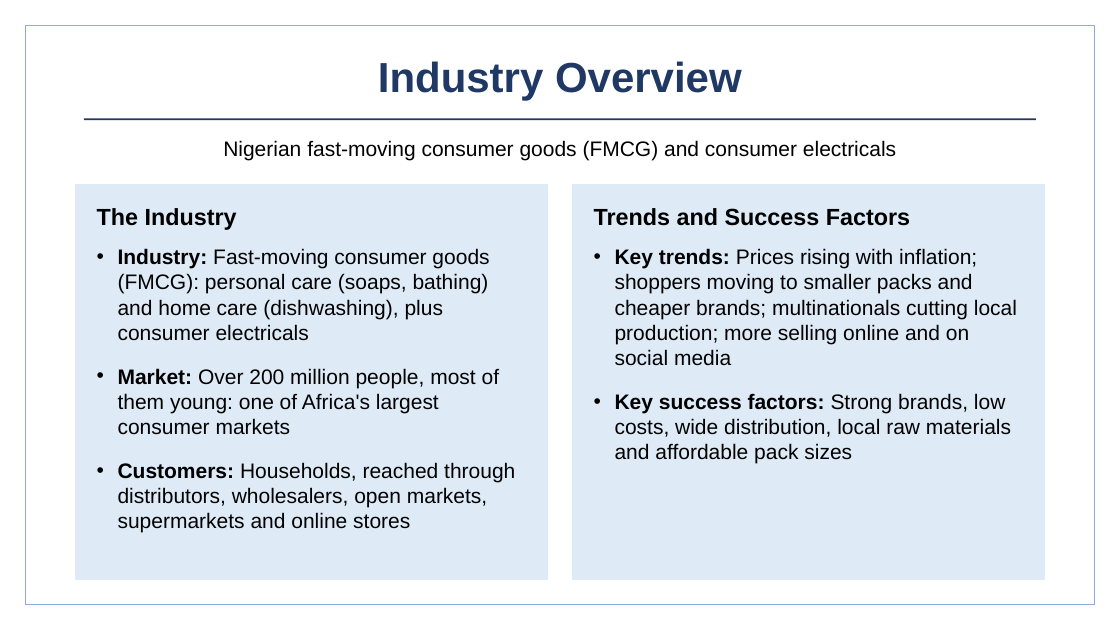
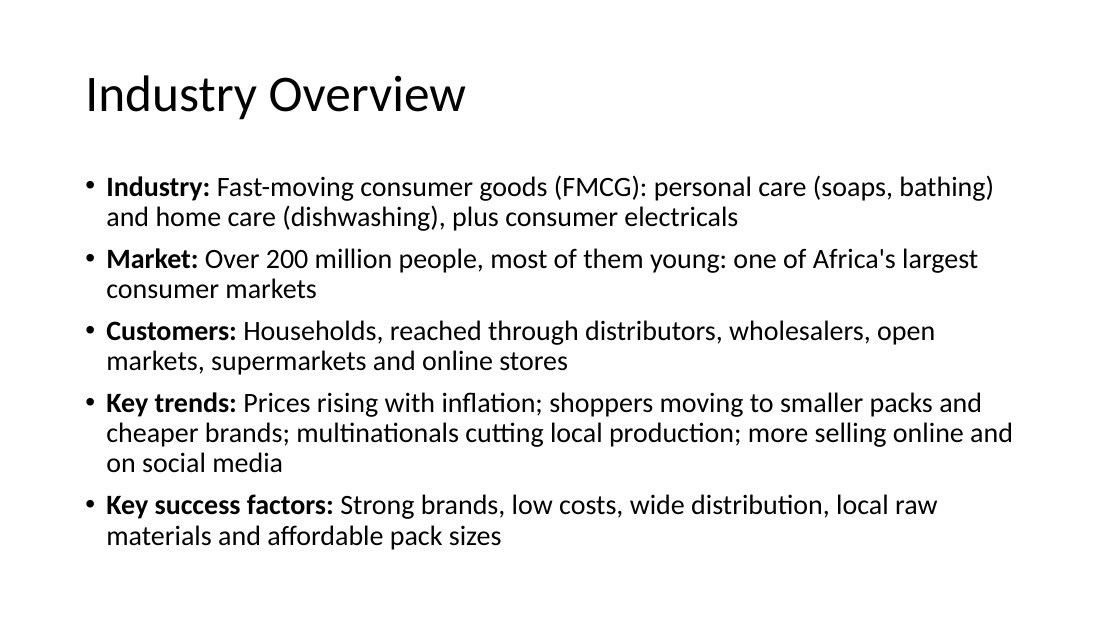
Before and after one commit to BadboyVee/BlackHoleeee, a slide deck: slide 9 of pz-analysis/PZ_Nigeria_Analysis.pptx (slide 8 before the commit). Drawn at 1120x630 pixels with LibreOffice and Linux fonts; fonts in the diff are those of the drawing. Boxes give left, top, right and bottom in pixels: in the first picture for what was removed or moved away, otherwise in the second. Text is boxed around its words. In the diff, an @@ line names an element or a change of style, - is before the commit and + after.

```diff
--- a/pz-analysis/PZ_Nigeria_Analysis.pptx
+++ b/pz-analysis/PZ_Nigeria_Analysis.pptx
@@ rectangle removed at (25,25,1095,605) @@
@@ title "Industry Overview": place and size @@
-title "Industry Overview" at (378,61,742,100)
+title "Industry Overview" at (85,75,466,120)
@@ title "Industry Overview" at (85,75,466,120): size 36 to 44 pt, font Arial to Calibri, text colour #1F3864 to #000000, bold off; alignment centre to left; line spacing 1 to 0.9 @@
@@ line removed from (84, 119) to (1036, 119) @@
@@ text removed at (223,140,896,160) @@
-Nigerian fast-moving consumer goods (FMCG) and consumer electricals
@@ text "Industry: Fast-moving consumer goods (FMCG): ...": place and size @@
-text "Industry: Fast-moving consumer goods (FMCG): ..." at (118,248,515,533)
+text "Industry: Fast-moving consumer goods (FMCG): ..." at (106,175,1013,550)
@@ text at (106,175,994,375): size 18 to 24 pt, font Arial to Calibri in "Industry: Fast-moving consumer goods (FMCG): personal care ...", "Market: Over 200 million people, most of ...", "Customers: Households, reached through distributors, wholesa ..."; line spacing 1 to 0.9; less space between paragraphs @@
@@ rectangle removed at (76,185,548,580) @@
@@ text removed at (97,208,237,230) @@
-The Industry
@@ rectangle removed at (573,185,1045,580) @@
@@ text removed at (594,208,910,226) @@
-Trends and Success Factors
@@ text removed at (615,248,1017,464) @@
-• Key trends: Prices rising with inflation; shoppers moving to smaller packs and cheaper brands; multinationals cutting local production; more selling online and on social media
-• Key success factors: Strong brands, low costs, wide distribution, local raw materials and affordable pack sizes
@@ text at (106,392,1013,550): paragraphs added @@
+• Key trends: Prices rising with inflation; shoppers moving to smaller packs and cheaper brands; multinationals cutting local production; more selling online and on social media
+• Key success factors: Strong brands, low costs, wide distribution, local raw materials and affordable pack sizes
```
Also in this commit, not shown: 12 other slides changed, 2 slides added, 10 other files.
